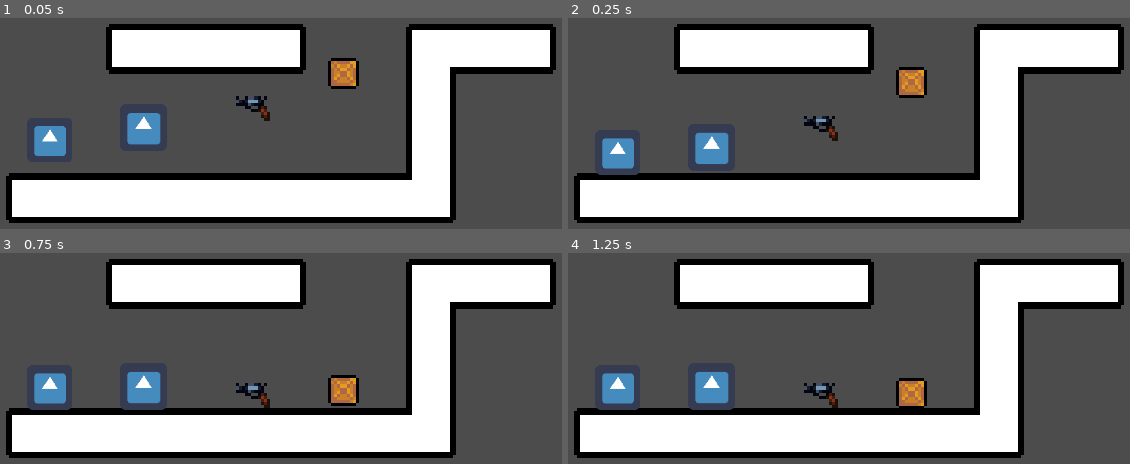
Above: before the commit, frames 1-4 (two rows, left to right).
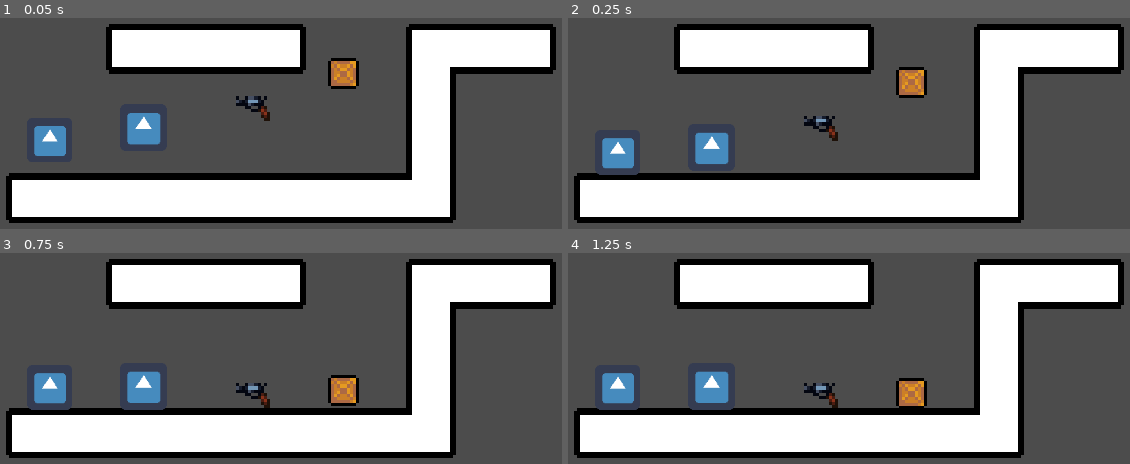
Above: after the commit, the same moments.

Repository: Cuber01/saturday-night-special
Game: Godot game, scene res://scenes/Main.tscn
Same seed, same stepped clock (60 frames per second), same inputs: the game is played once before the commit and once after it. The engine's default icon, where the game draws it, is replaced by a stand-in: a white triangle on a blue panel in a dark square.
Inputs:
- Up to frame 1 (0.05 s): no input
- Up to frame 2 (0.25 s): no input
- Up to frame 3 (0.75 s): no input
- Up to frame 4 (1.25 s): no input

Frame 1 is identical in both runs. In frame 2, less than 0.1% of the frame differs, in the area x 6-12%, y 56-72%; in frame 3, 0.1%, in the area x 6-29%, y 55-72%; in frame 4, 0.1%.

Commit message:
fix for jumping

Diff:
--- a/project.godot
+++ b/project.godot
@@ -33,6 +33,7 @@
 [global]
 
 Window=false
+Layers=false
 
 [gui]
 
@@ -146,7 +147,8 @@
 [layer_names]
 
 2d_physics/layer_1="Ground"
-2d_physics/layer_2="Objects&Players"
+2d_physics/layer_2="PickupableObjects"
+2d_physics/layer_3="Players"
 
 [physics]
 
--- a/scenes/Main.tscn
+++ b/scenes/Main.tscn
@@ -340,5 +340,3 @@
 
 [node name="Pistol" parent="." instance=ExtResource( 4 )]
 position = Vector2( 95, 107 )
-collision_layer = 2
-collision_mask = 1
--- a/scenes/PickupableObject.gd
+++ b/scenes/PickupableObject.gd
@@ -1,8 +1,6 @@
 extends KinematicBody2D
 
 class_name PickupableObject
-
-onready var is_on_floor = $IsOnFloor
 
 const gravity_force: int = 200
 var velocity: Vector2 = Vector2()
--- a/scenes/PickupableObject.tscn
+++ b/scenes/PickupableObject.tscn
@@ -10,8 +10,8 @@
 extents = Vector2( 5.5, 4 )
 
 [node name="PickupableObject" type="KinematicBody2D"]
-collision_layer = 4
-collision_mask = 0
+collision_layer = 2
+collision_mask = 7
 script = ExtResource( 2 )
 
 [node name="CollisionShape2D" type="CollisionShape2D" parent="."]
@@ -23,7 +23,7 @@
 
 [node name="PickupZone" type="Area2D" parent="."]
 collision_layer = 2
-collision_mask = 0
+collision_mask = 4
 
 [node name="CollisionShape2D" type="CollisionShape2D" parent="PickupZone"]
 shape = SubResource( 2 )
--- a/scenes/Pistol.tscn
+++ b/scenes/Pistol.tscn
@@ -5,6 +5,7 @@
 [ext_resource path="res://scenes/Pistol.gd" type="Script" id=3]
 
 [node name="Pistol" instance=ExtResource( 1 )]
+collision_mask = 1
 script = ExtResource( 3 )
 
 [node name="CollisionShape2D" parent="." index="0"]
--- a/scenes/Player.tscn
+++ b/scenes/Player.tscn
@@ -7,7 +7,7 @@
 extents = Vector2( 29.8667, 29.8667 )
 
 [sub_resource type="RectangleShape2D" id=2]
-extents = Vector2( 10, 2.86667 )
+extents = Vector2( 25.6, 1.06667 )
 
 [sub_resource type="RectangleShape2D" id=3]
 extents = Vector2( 29.8667, 29.8667 )
@@ -15,7 +15,8 @@
 [node name="Player" type="KinematicBody2D"]
 position = Vector2( 9.53674e-07, 9.53674e-07 )
 scale = Vector2( 0.234375, 0.234375 )
-collision_mask = 2
+collision_layer = 4
+collision_mask = 3
 script = ExtResource( 2 )
 
 [node name="CollisionShape2D" type="CollisionShape2D" parent="."]
@@ -26,15 +27,20 @@
 texture = ExtResource( 1 )
 
 [node name="IsOnFloor" type="Area2D" parent="."]
+collision_layer = 4
 
 [node name="CollisionShape2D" type="CollisionShape2D" parent="IsOnFloor"]
-position = Vector2( -4.06901e-06, 34.1333 )
+position = Vector2( -4.06901e-06, 30.9333 )
+scale = Vector2( 1, -0.024 )
 shape = SubResource( 2 )
 
 [node name="PickupZone" type="Area2D" parent="."]
-collision_layer = 0
+collision_layer = 4
 collision_mask = 2
 
 [node name="CollisionShape2D" type="CollisionShape2D" parent="PickupZone"]
 position = Vector2( -3.05176e-06, -3.05176e-06 )
 shape = SubResource( 3 )
+
+[connection signal="body_entered" from="IsOnFloor" to="." method="_on_IsOnFloor_body_entered"]
+[connection signal="body_exited" from="IsOnFloor" to="." method="_on_IsOnFloor_body_exited"]
--- a/src/Player.gd
+++ b/src/Player.gd
@@ -56,10 +56,11 @@
 	if Input.is_action_just_pressed(pickup_action):
 		print(str($PickupZone.get_overlapping_bodies()))
 		for body in $PickupZone.get_overlapping_bodies():
-			body.queue_free()
+			#body.queue_free()
+			pass
 
-func _on_IsOnFloor_body_entered(_body) -> void:
-		is_in_air = false
+func _on_IsOnFloor_body_entered(body):
+	is_in_air = false
 
-func _on_IsOnFloor_body_exited(_body) -> void:
-		is_in_air = true
+func _on_IsOnFloor_body_exited(body):
+	is_in_air = true
